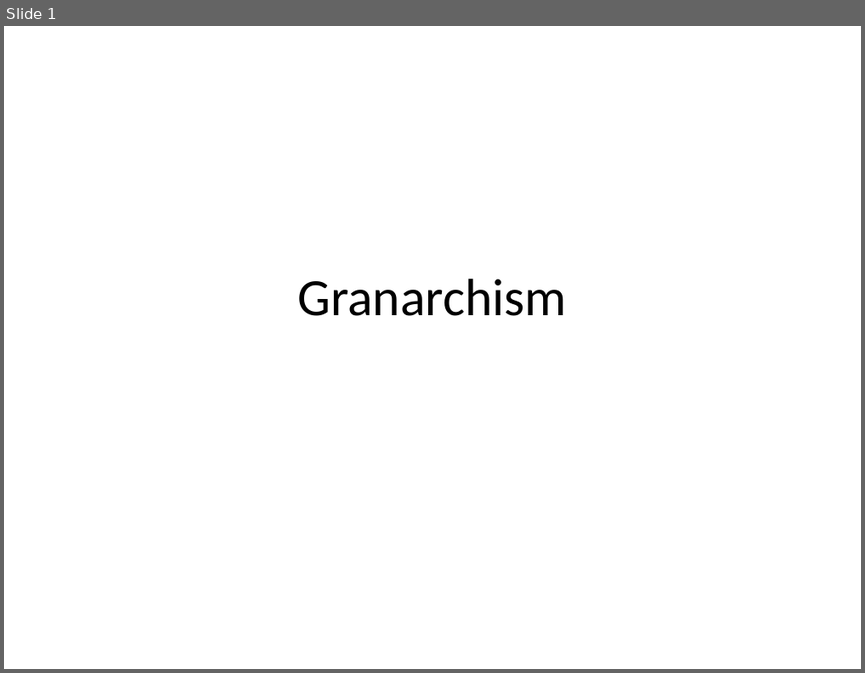
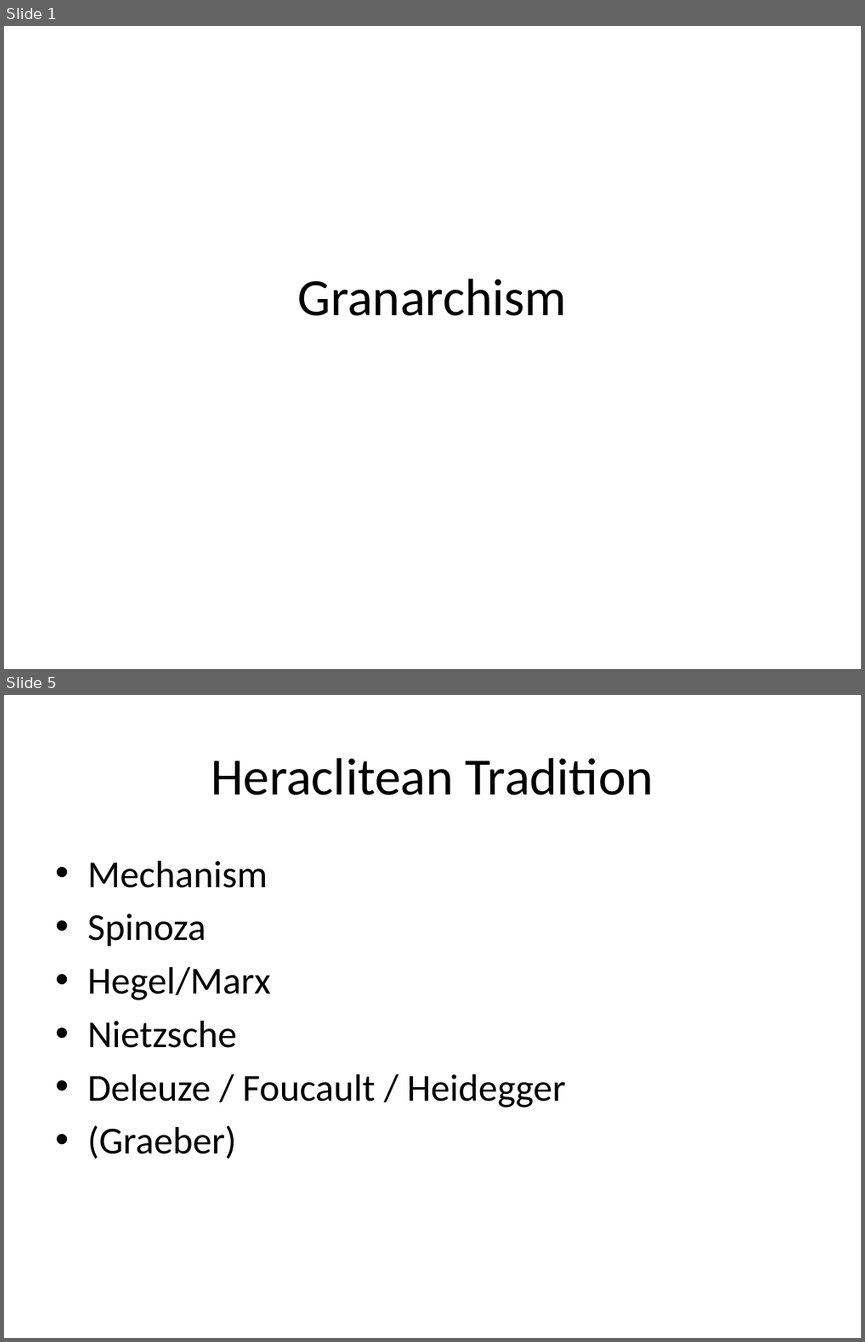
Before and after one commit to mcverter/Dissertation, a slide deck: work/__NEWEST__/KaG/220814_ASN_GRANARCHISM.pptx. Shown one above the other, each under a label of ours: slide 1 before the commit, slides 1 and 5 after it; the slides between them are not shown. The pictures are 865x673 and 865x1342 pixels, drawn with LibreOffice and Linux fonts; fonts in the diff are those of the drawing. Boxes give left, top, right and bottom in pixels: in the first picture for what was removed or moved away, otherwise in the second. Text is boxed around its words. In the diff, an @@ line names an element or a change of style, - is before the commit and + after.

```diff
--- a/work/__NEWEST__/KaG/220814_ASN_GRANARCHISM.pptx
+++ b/work/__NEWEST__/KaG/220814_ASN_GRANARCHISM.pptx
@@ slide 5 added at bbox=[4, 695, 861, 1338], background #FFFFFF @@
@@ title added at bbox=[211, 758, 654, 795], 44 pt, text #000000 @@
+Heraclitean Tradition
@@ text added at bbox=[87, 861, 565, 1158], 32 pt, text #000000 @@
+• Mechanism
+• Spinoza
+• Hegel/Marx
+• Nietzsche
+• Deleuze / Foucault / Heidegger
+• (Graeber)
```
Also in this commit, not shown: 1 slide changed, 7 other slides added, 4 slides removed, 1 other file.
